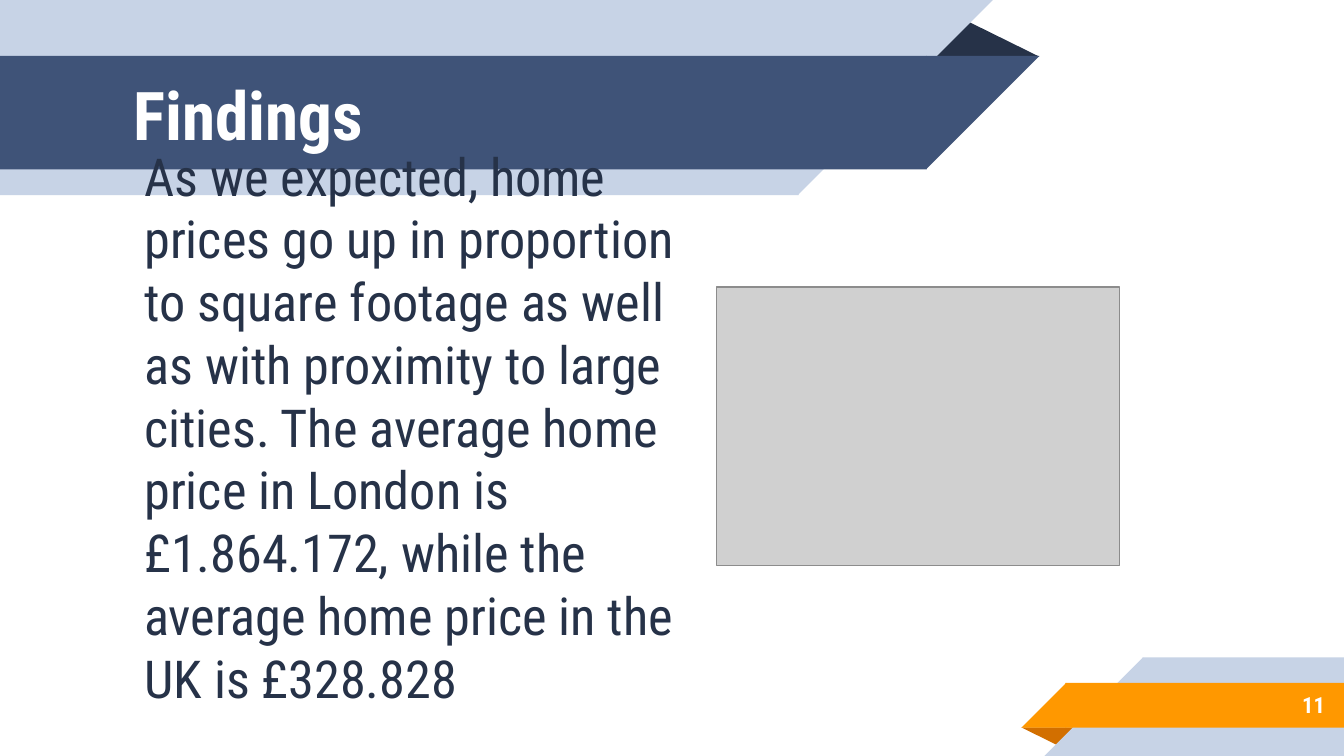
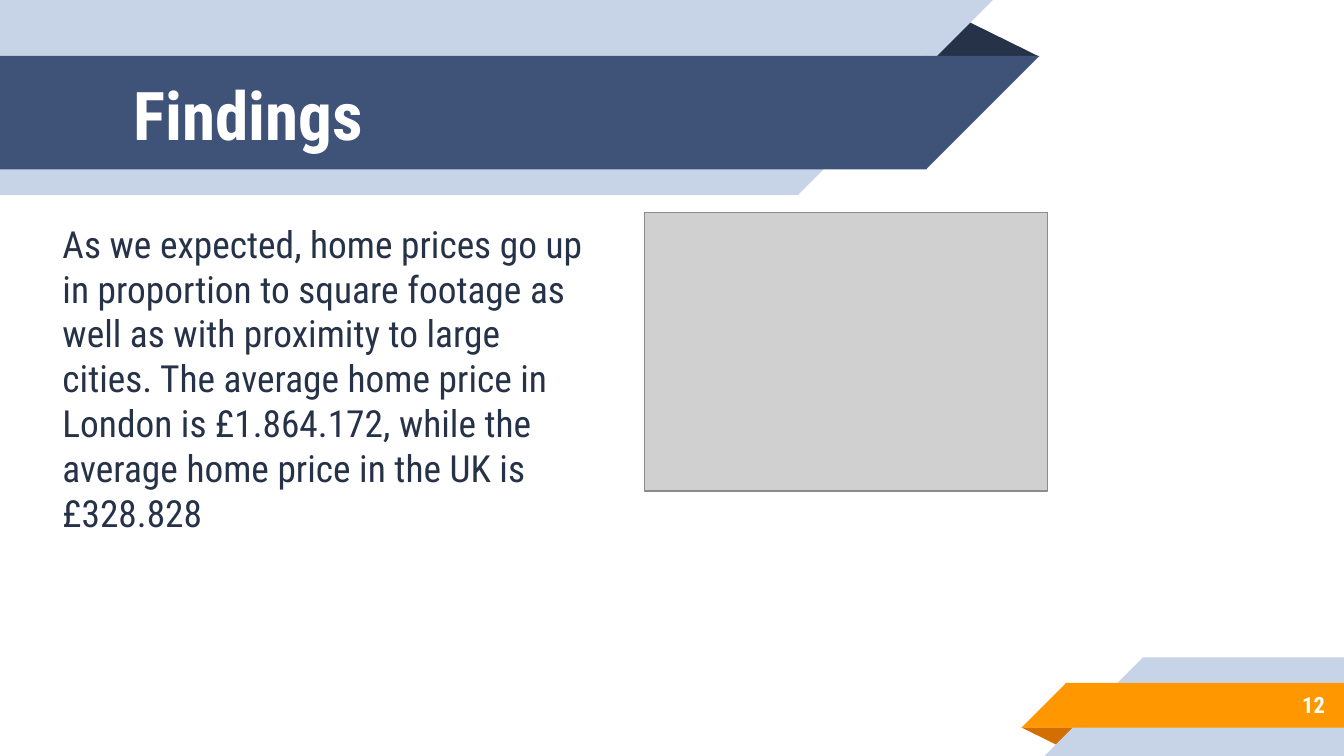
Before and after one commit to davidrodjen/TP03-RodJen-Pfeiffer-Saxen, a slide deck: slide 12 of TP03/TP04 Pfeiffer, Rodriguez-Jenkins, Saxen.pptx (slide 11 before the commit). Drawn at 1344x756 pixels with LibreOffice and Linux fonts; fonts in the diff are those of the drawing; grey boxes stand for pictures; background and template pictures are left out. Boxes give left, top, right and bottom in pixels: in the first picture for what was removed or moved away, otherwise in the second. Text is boxed around its words. In the diff, an @@ line names an element or a change of style, - is before the commit and + after.

```diff
--- a/TP03/TP04 Pfeiffer, Rodriguez-Jenkins, Saxen.pptx
+++ b/TP03/TP04 Pfeiffer, Rodriguez-Jenkins, Saxen.pptx
@@ text "As we expected, home prices ...": place and size @@
-text "As we expected, home prices ..." at (144, 147, 673, 699)
+text "As we expected, home prices ..." at (62, 230, 582, 528)
@@ text "As we expected, home prices ..." at (62, 230, 582, 528): size 28 to 20 pt @@
@@ picture: place and size @@
-picture at (716, 288, 1120, 566)
+picture at (644, 212, 1047, 491)
@@ page number at (1302, 697, 1325, 713): text changed @@
-11
+12
```
Also in this commit, not shown: 5 other slides changed, 3 slides added, 1 other file.
